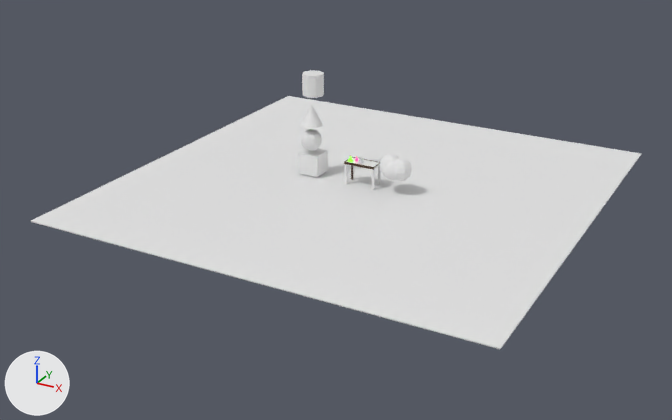
The Blender file assets/models/alchemy.blend, before and after one commit.
Before and after are seen from a 50 mm camera at (17.9, -35.0, 16.0) aimed at (-0.4, -1.8, -0.7). Arrows for +X, +Y and +Z are at lower left; the lights stay in place. The picture after the commit comes second.

Names of what the first picture shows: 'ConeCollider', 'CubeCollider', 'CubeCollider.001', 'CubeCollider.006', 'CylinderCollider', 'SpereCollider.001', 'SpereCollider.002', 'Sphere' and 6 more.
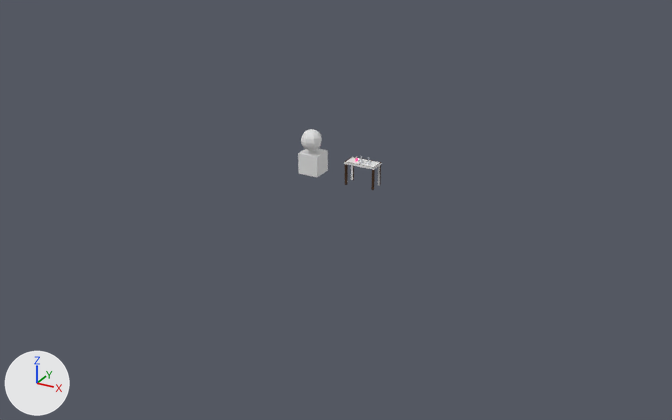
Where the newer file only moved an object's origin or applied its transform, the numbers keep the older frame.

What differs and where, as boxes [x1, y1, x2, y2] in the pictures (672 x 420 px):
'CubeCollider.006', deleted: before [31, 96, 641, 349]
'CylinderCollider', deleted: before [302, 70, 324, 98]
'SpereCollider.001', moved, rescaled (not visible afterwards): before [395, 158, 412, 181]
'ConeCollider', deleted: before [301, 104, 323, 128]
'CubeCollider.001', reshaped, moved: before [353, 166, 354, 179]; after [344, 157, 382, 170]
'Sphere', deleted: before [382, 160, 397, 180]
'SpereCollider.002', deleted: before [380, 153, 399, 171]

The change, as a list of edits to the scene's bpy script:
```text
Change me_cube_001:
    used by ob_cubecollider_001; location = (-0.683, 0.312, 0.499)
    remove me_cube_001.from_pydata(...)  # 8 vertices, 6 faces; spans x -0.05..0.05, y -0.047..0.047, z -0.506..0.506
    add me_cube_001.from_pydata(...)  # 8 vertices, 6 faces; spans x -0.753..0.753, y -0.377..0.377, z -0.048..0.048
    me_cube_001 part 1
    me_cube_001.vertices[0].co: (-0.05, -0.047, -0.506) -> (-0.753, -0.377, -0.048)  # pixel (351, 180) -> pixel (344, 163)
    me_cube_001.vertices[1].co: (-0.05, -0.047, 0.506) -> (-0.753, -0.377, 0.048)  # not seen -> pixel (344, 161)
    me_cube_001.vertices[2].co: (-0.05, 0.047, -0.506) -> (-0.753, 0.377, -0.048)  # pixel (351, 179) -> pixel (351, 158)
    me_cube_001.vertices[3].co: (-0.05, 0.047, 0.506) -> (-0.753, 0.377, 0.048)  # not seen -> pixel (351, 156)
    me_cube_001.vertices[4].co: (0.05, -0.047, -0.506) -> (0.753, -0.377, -0.048)  # pixel (352, 180) -> pixel (374, 169)
    me_cube_001.vertices[5].co: (0.05, -0.047, 0.506) -> (0.753, -0.377, 0.048)  # not seen -> pixel (374, 167)
    me_cube_001.vertices[6].co: (0.05, 0.047, -0.506) -> (0.753, 0.377, -0.048)  # pixel (353, 179) -> pixel (381, 164)
    me_cube_001.vertices[7].co: (0.05, 0.047, 0.506) -> (0.753, 0.377, 0.048)  # not seen -> pixel (381, 162)
Change ob_potion4:
    ob_potion4.location: (-0.31, -0.01, 1.23) -> (-0.31, -0.01, 1.24)
Remove ob_sphere:
    ob_sphere = bpy.data.objects.new('Sphere', me_sphere_002)
    ob_sphere.location = (1.61, -0.19, 1.12)
Change ob_sperecollider_001:
    remove ob_sperecollider_001.parent = ob_sphere
    ob_sperecollider_001.location: (1.301, -0.196, 1.857) -> (-0.31, -0.000382, 1.153)
    ob_sperecollider_001.scale: (1.0, 1.0, 1.0) -> (0.124, 0.124, 0.124)
Remove ob_conecollider:
    ob_conecollider = bpy.data.objects.new('ConeCollider', me_cone)
    ob_conecollider.location = (-2.63, 0.01, 2.94)
Remove ob_cylindercollider:
    ob_cylindercollider = bpy.data.objects.new('CylinderCollider', me_cylinder_003)
    ob_cylindercollider.location = (-2.65, 0.18, 4.31)
Change ob_cubecollider_001:
    ob_cubecollider_001.location: (-0.683, 0.312, 0.499) -> (0.0, 0.0, 1.049)
Remove ob_cubecollider_006:
    ob_cubecollider_006 = bpy.data.objects.new('CubeCollider.006', me_cube_006)
    ob_cubecollider_006.location = (0.0, 0.0, 0.0)
Remove ob_sperecollider_002:
    ob_sperecollider_002 = bpy.data.objects.new('SpereCollider.002', me_sphere_004)
    ob_sperecollider_002.parent = ob_sphere
    ob_sperecollider_002.matrix_parent_inverse = Matrix(((1.0, 0.0, 0.0, -0.937), (0.0, 1.0, 0.0, 0.232), (0.0, 0.0, 1.0, -1.819), (0.0, 0.0, 0.0, 1.0)))
    ob_sperecollider_002.location = (0.761, -0.168, 1.971)
```
